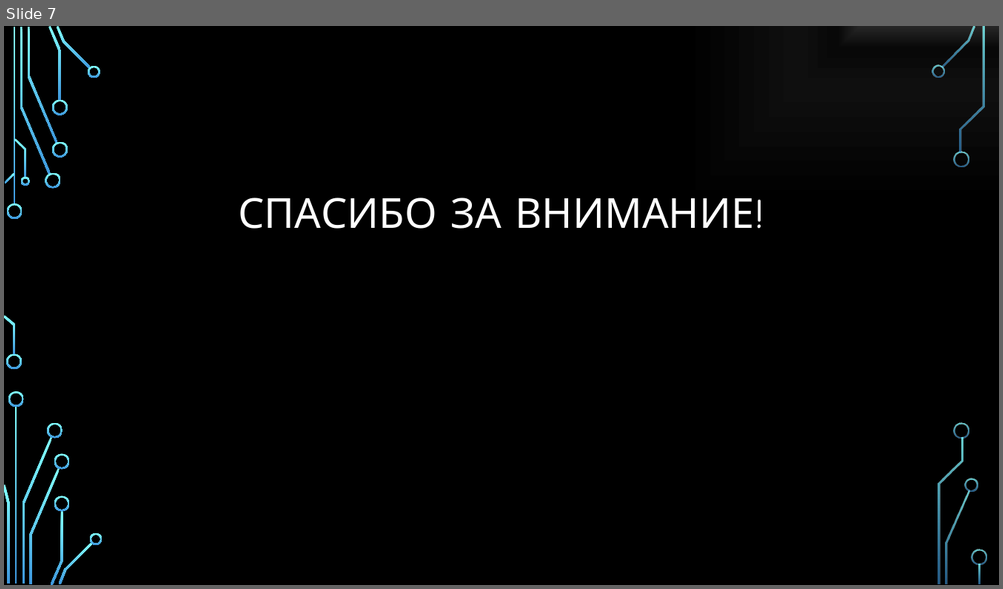
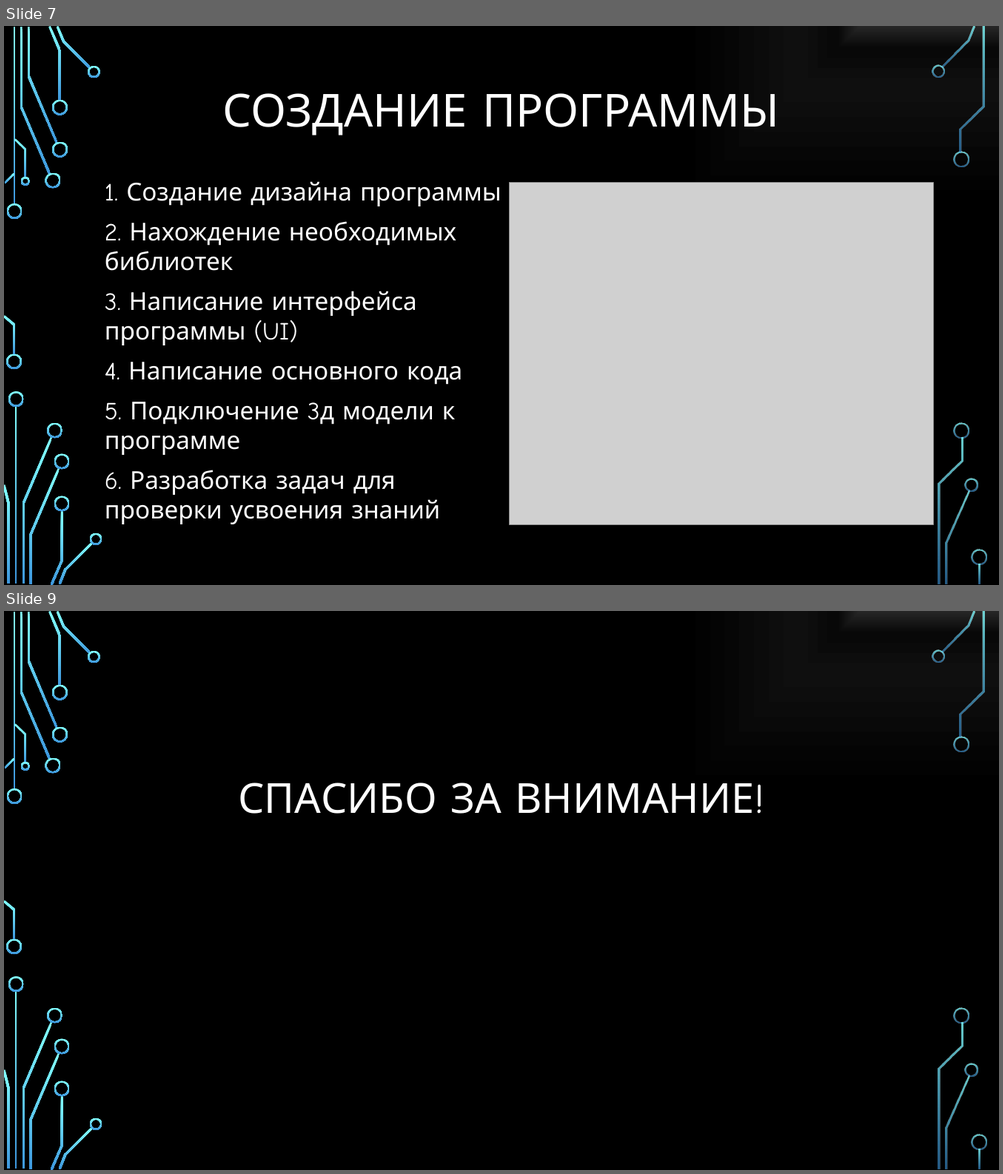
Before and after one commit to Zorkijvolk/electric_motor, a slide deck: docs/ru/Создание виртуальной учебной модели электродвигателя.pptx. Shown one above the other, each under a label of ours: slide 7 before the commit, slides 7 and 9 after it; the slides between them are not shown. The pictures are 1003x589 and 1003x1174 pixels, drawn with LibreOffice and Linux fonts; fonts in the diff are those of the drawing; grey boxes stand for pictures; background and template pictures are left out. Boxes give left, top, right and bottom in pixels: in the first picture for what was removed or moved away, otherwise in the second. Text is boxed around its words. In the diff, an @@ line names an element or a change of style, - is before the commit and + after.

```diff
--- a/docs/ru/Создание виртуальной учебной модели электродвигателя.pptx
+++ b/docs/ru/Создание виртуальной учебной модели электродвигателя.pptx
@@ slide 7 added at [4, 26, 999, 585], background picture (left out); not listed: 36 template elements that a slide beside it also shows @@
@@ title added at [222, 93, 780, 136], 44 pt, text #FFFFFF @@
+СОЗДАНИЕ ПРОГРАММЫ
@@ text added at [105, 181, 501, 525], 23.8 pt, text #FFFFFF @@
+1. Создание дизайна программы
+2. Нахождение необходимых библиотек
+3. Написание интерфейса программы (UI)
+4. Написание основного кода
+5. Подключение 3д модели к программе
+6. Разработка задач для проверки усвоения знаний
@@ picture added at [509, 183, 933, 526] @@
@@ what was slide 7 is now slide 9 @@
```
Also in this commit, not shown: 5 slides changed, 2 other slides added, 1 slide removed, 2 other files.
